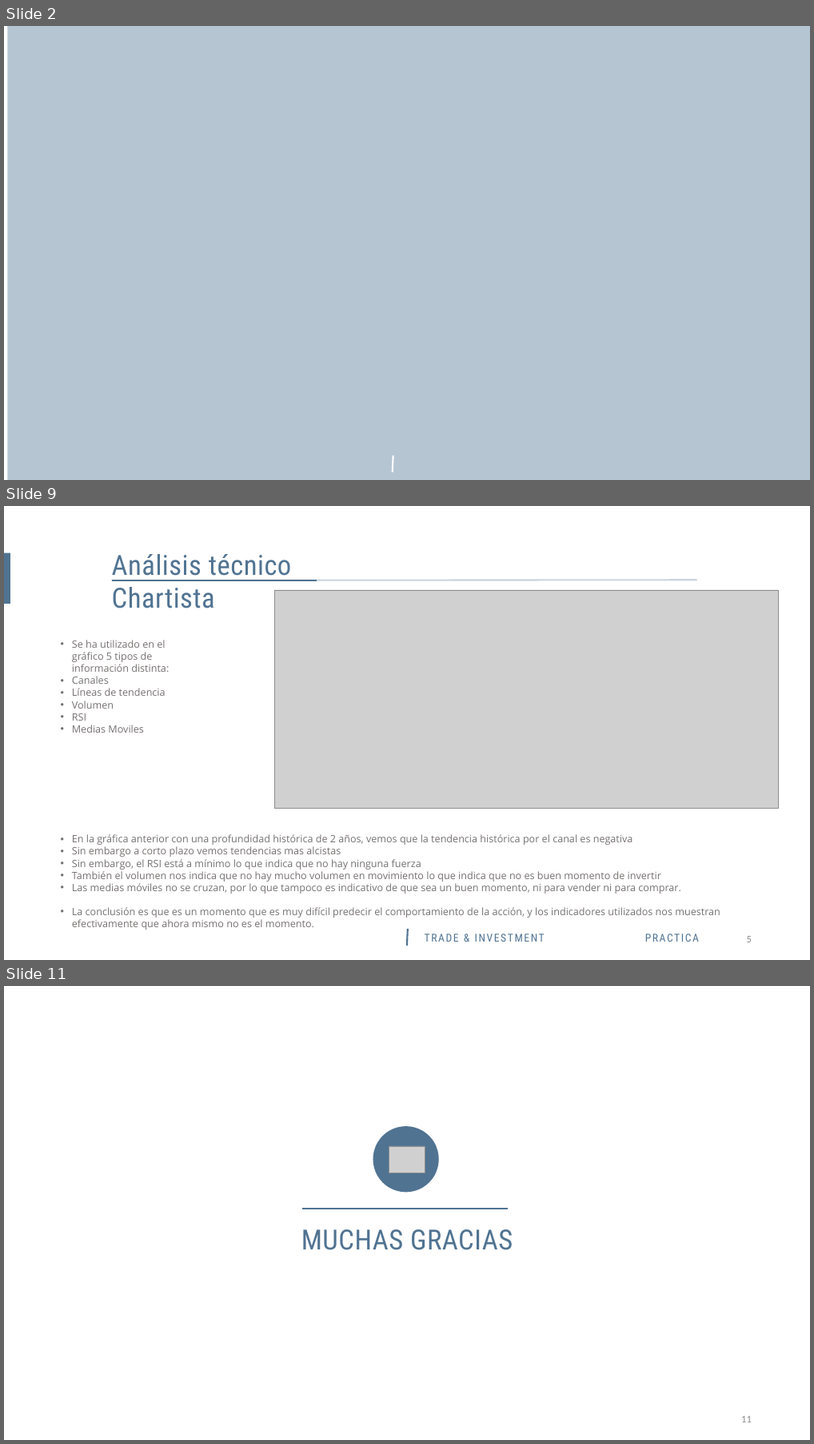
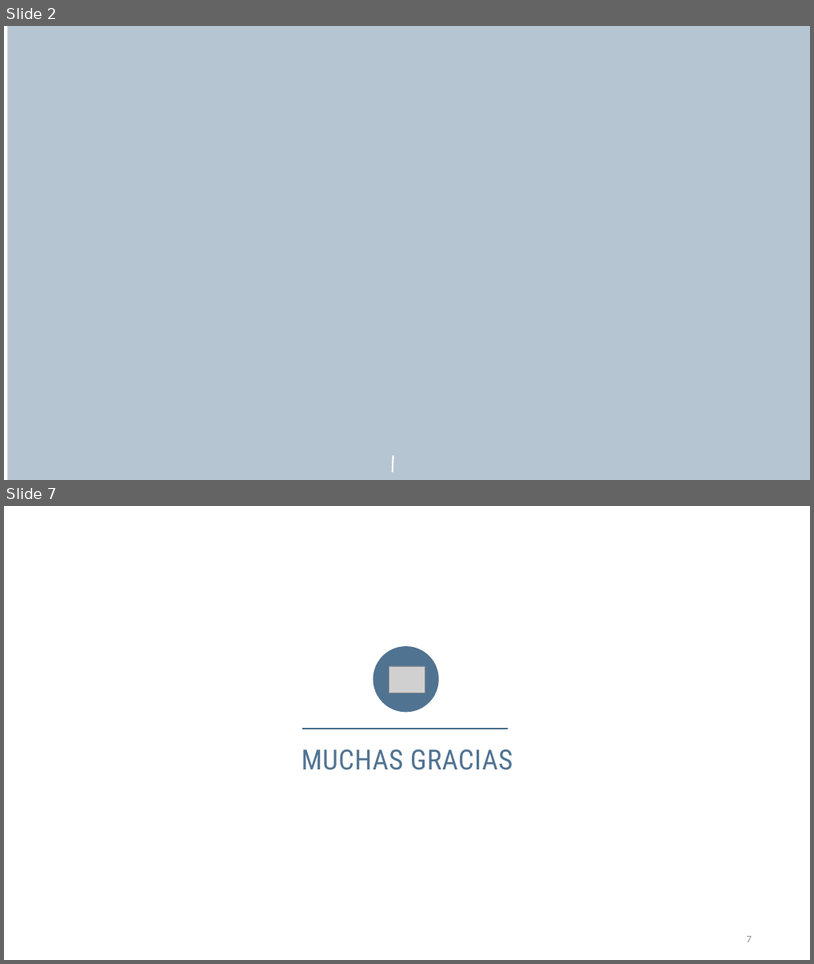
Before and after one commit to amarino5/Master-BigData-CIFF-2016, a slide deck: Algoritmic Trading/Algoritmic Trading Práctica.pptx. Shown one above the other, each under a label of ours: slides 2, 9 and 11 before the commit, slides 2 and 7 after it; the slides between them are not shown. The pictures are 814x1444 and 814x964 pixels, drawn with LibreOffice and Linux fonts; fonts in the diff are those of the drawing; grey boxes stand for pictures; background and template pictures are left out. Boxes give left, top, right and bottom in pixels: in the first picture for what was removed or moved away, otherwise in the second. Text is boxed around its words. In the diff, an @@ line names an element or a change of style, - is before the commit and + after.

```diff
--- a/Algoritmic Trading/Algoritmic Trading Práctica.pptx
+++ b/Algoritmic Trading/Algoritmic Trading Práctica.pptx
@@ slide 9 removed at <box>4,506,810,960</box>, background #FFFFFF @@
@@ rectangle removed at <box>4,553,10,604</box> @@
@@ text removed at <box>112,554,292,608</box> @@
-Análisis técnico
-Chartista
@@ line removed from (112, 580) to (698, 580) @@
@@ line removed from (112, 580) to (317, 580) @@
@@ picture removed at <box>274,590,778,808</box> @@
@@ text removed at <box>72,640,169,732</box> @@
-• Se ha utilizado en el gráfico 5 tipos de información distinta:
-• Canales
-• Líneas de tendencia
-• Volumen
-• RSI
-• Medias Moviles
@@ text removed at <box>72,834,721,929</box> @@
-• En la gráfica anterior con una profundidad histórica de 2 años, vemos que la tendencia histórica por el canal es negativa
-• Sin embargo a corto plazo vemos tendencias mas alcistas
-• Sin embargo, el RSI está a mínimo lo que indica que no hay ninguna fuerza
-• También el volumen nos indica que no hay mucho volumen en movimiento lo que indica que no es buen momento de invertir
-• Las medias móviles no se cruzan, por lo que tampoco es indicativo de que sea un buen momento, ni para vender ni para comprar.
-• La conclusión es que es un momento que es muy difícil predecir el comportamiento de la acción, y los indicadores utilizados nos muestran efectivamente que ahora mismo no es el momento.
@@ line removed from (407, 945) to (408, 928) @@
@@ text removed at <box>425,933,545,941</box> @@
-TRADE & INVESTMENT
@@ text removed at <box>646,933,699,941</box> @@
-PRACTICA
@@ text removed at <box>747,936,752,942</box> @@
-5
@@ what was slide 11 is now slide 7 @@
@@ page number at <box>747,936,752,942</box>: text changed @@
-11
+7
```
Also in this commit, not shown: 2 slides changed, 2 slides added, 5 other slides removed, 1 other file.
